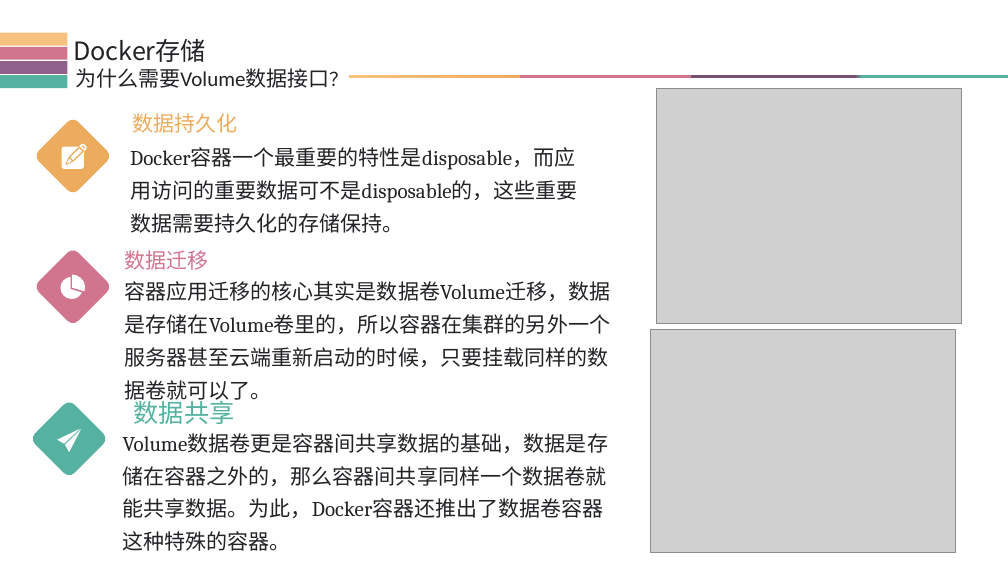
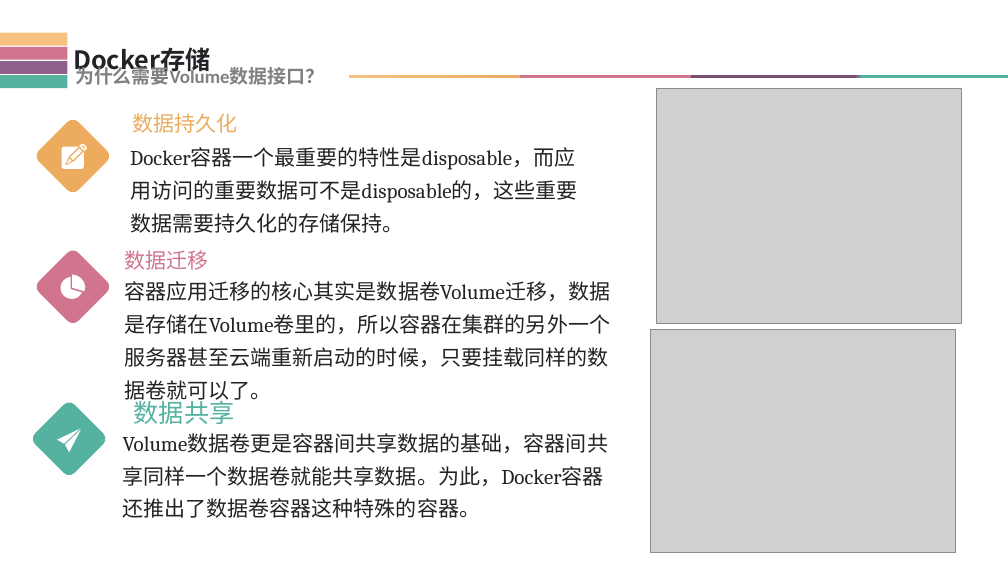
Before and after one commit to xiaolingzang/docker, a slide deck: slide 5 of dockerVolume.pptx. Drawn at 1008x567 pixels with LibreOffice and Linux fonts; fonts in the diff are those of the drawing; grey boxes stand for pictures. Boxes give left, top, right and bottom in pixels: in the first picture for what was removed or moved away, otherwise in the second. Text is boxed around its words. In the diff, an @@ line names an element or a change of style, - is before the commit and + after.

```diff
--- a/dockerVolume.pptx
+++ b/dockerVolume.pptx
@@ text "Docker存储" at (x1=73, y1=47, x2=211, y2=76): bold on; line spacing 1 to 1.3 @@
@@ text "为什么需要Volume数据接口？" at (x1=75, y1=64, x2=324, y2=85): size 20 to 18 pt, text colour #232226 to #808080, bold on @@
@@ text at (x1=123, y1=433, x2=608, y2=518): text changed @@
-Volume数据卷更是容器间共享数据的基础，数据是存储在容器之外的，那么容器间共享同样一个数据卷就能共享数据。为此，Docker容器还推出了数据卷容器这种特殊的容器。
+Volume数据卷更是容器间共享数据的基础，容器间共享同样一个数据卷就能共享数据。为此，Docker容器还推出了数据卷容器这种特殊的容器。
```
Also in this commit, not shown: 18 other slides changed, 1 slide added, 1 other file.
